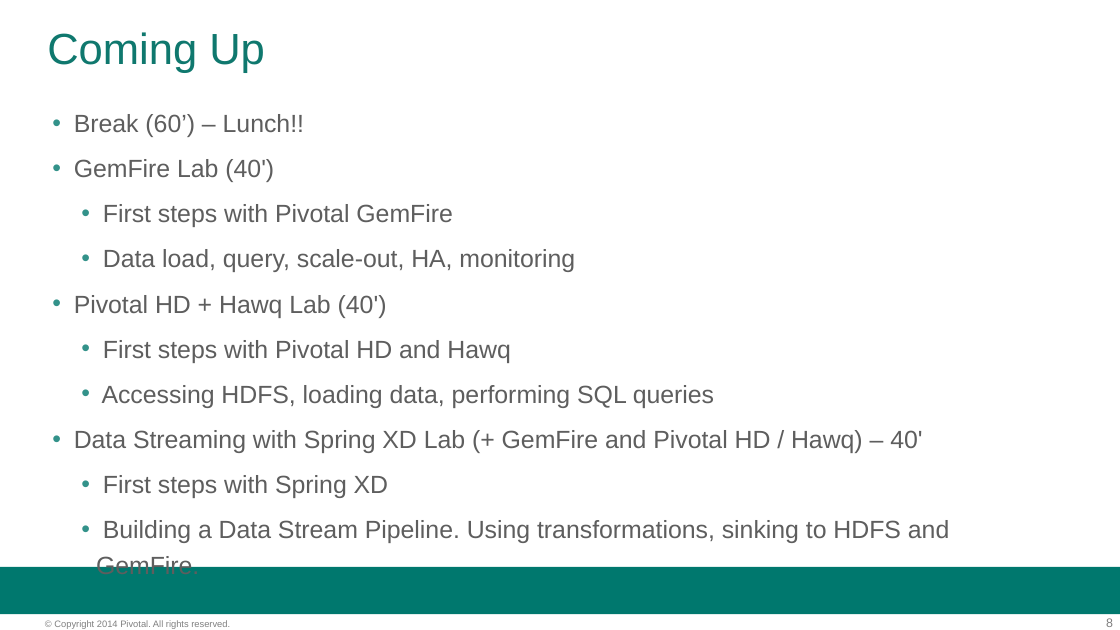
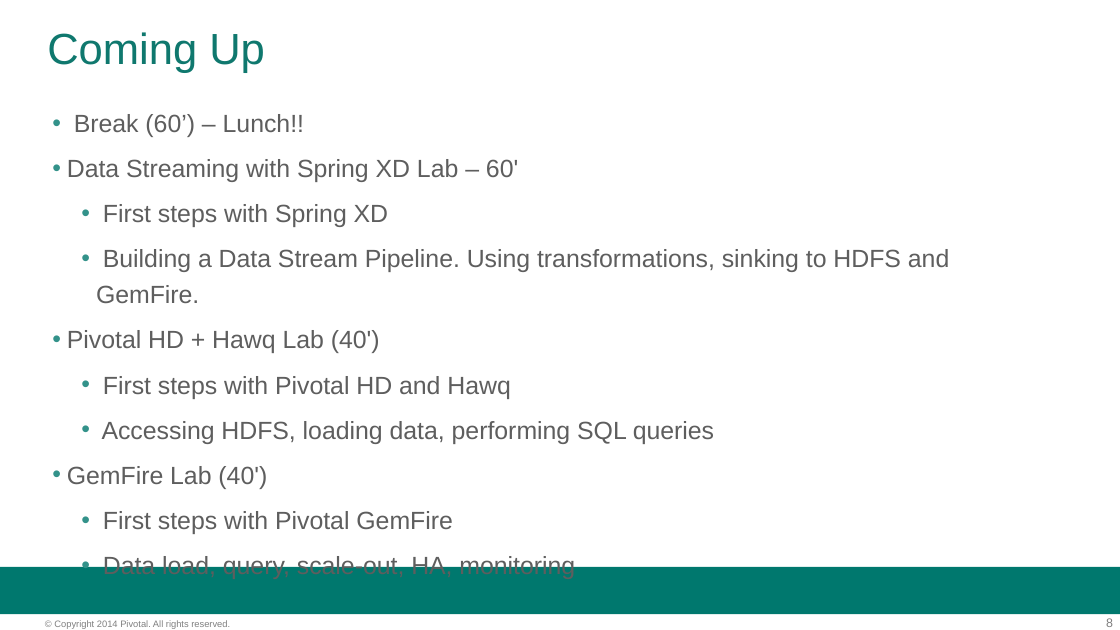
Before and after one commit to vmware-archive/BigDataRoadshow-labs, a slide deck: slide 8 of labs/preparing_labs.pptx. Drawn at 1120x630 pixels with LibreOffice and Linux fonts; fonts in the diff are those of the drawing; background and template pictures are left out. Boxes give left, top, right and bottom in pixels: in the first picture for what was removed or moved away, otherwise in the second. Text is boxed around its words. In the diff, an @@ line names an element or a change of style, - is before the commit and + after.

```diff
--- a/labs/preparing_labs.pptx
+++ b/labs/preparing_labs.pptx
@@ text at [67,159,949,444]: paragraphs added @@
+• Data Streaming with Spring XD Lab – 60'
+  • First steps with Spring XD
+  • Building a Data Stream Pipeline. Using transformations, sinking to HDFS and GemFire.
+• Pivotal HD + Hawq Lab (40')
+  • First steps with Pivotal HD and Hawq
+  • Accessing HDFS, loading data, performing SQL queries
@@ text at [74,295,949,580]: paragraphs removed @@
-• Pivotal HD + Hawq Lab (40')
-  • First steps with Pivotal HD and Hawq
-  • Accessing HDFS, loading data, performing SQL queries
-• Data Streaming with Spring XD Lab (+ GemFire and Pivotal HD / Hawq) – 40'
-  • First steps with Spring XD
-  • Building a Data Stream Pipeline. Using transformations, sinking to HDFS and GemFire.
```
Also in this commit, not shown: 1 other slide changed, 23 other files.
